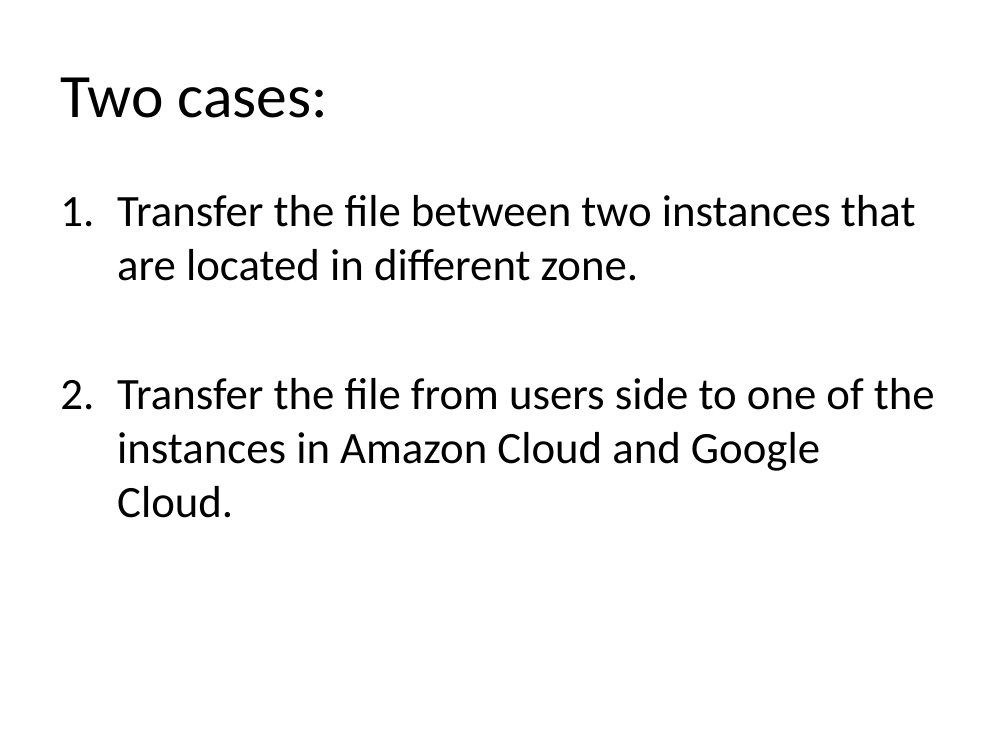
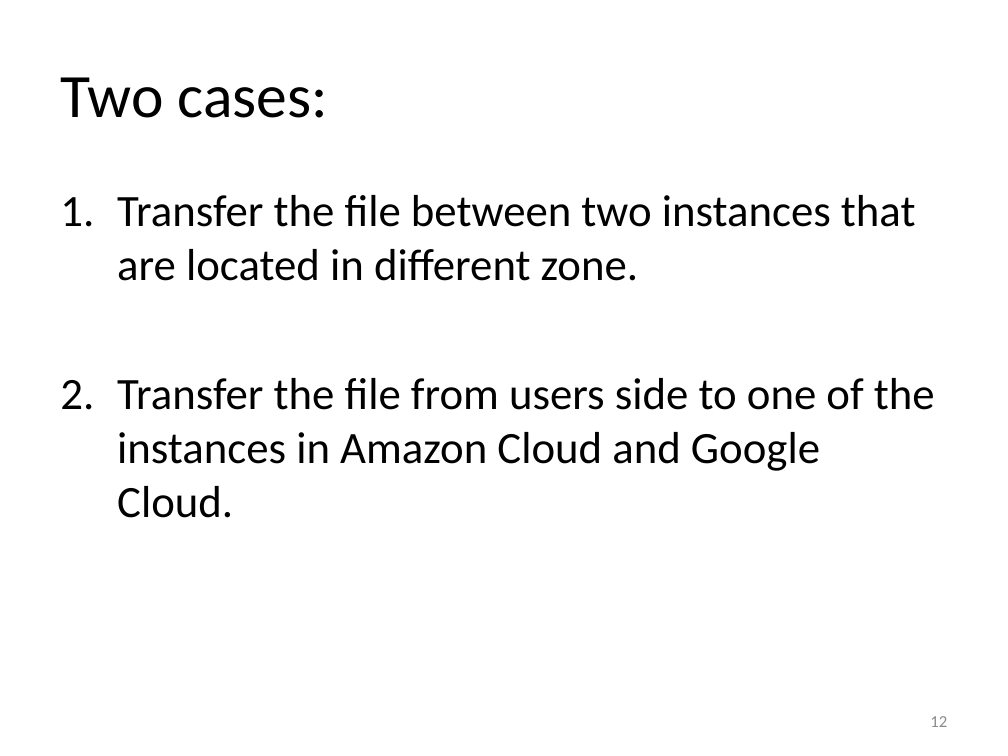
Before and after one commit to FYJen/GoogleCloud, a slide deck: slide 12 of Performance_Testing/Google Cloud Performance Test and SGE install .pptx. Drawn at 1008x756 pixels with LibreOffice and Linux fonts; fonts in the diff are those of the drawing. Boxes give left, top, right and bottom in pixels: in the first picture for what was removed or moved away, otherwise in the second. Text is boxed around its words. In the diff, an @@ line names an element or a change of style, - is before the commit and + after.

```diff
--- a/Performance_Testing/Google Cloud Performance Test and SGE install .pptx
+++ b/Performance_Testing/Google Cloud Performance Test and SGE install .pptx
@@ page number added at (930, 716, 947, 727), 12 pt, text #8C8C8C @@
+12
```
Also in this commit, not shown: 16 other slides changed, 1 other file.
